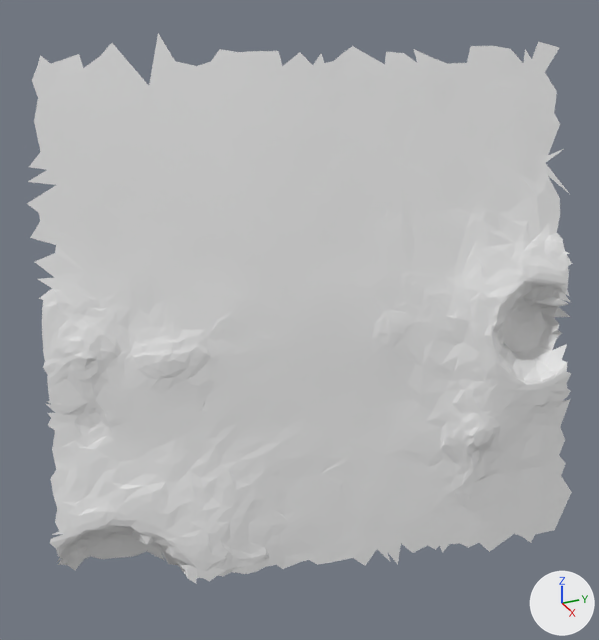
What one commit did to the glTF model moon small_tiles/tile_149.glb.
Both versions are drawn from a camera (50 mm lens) standing at (33.51, -10.81, 10.86) and looking at (26.56, -7.69, 7.39). Lighting does not change. The marker at lower right points along +X, +Y and +Z. The older version comes first. Vertices at exactly the same position are counted once.

Names of what the first picture shows: 't149'.
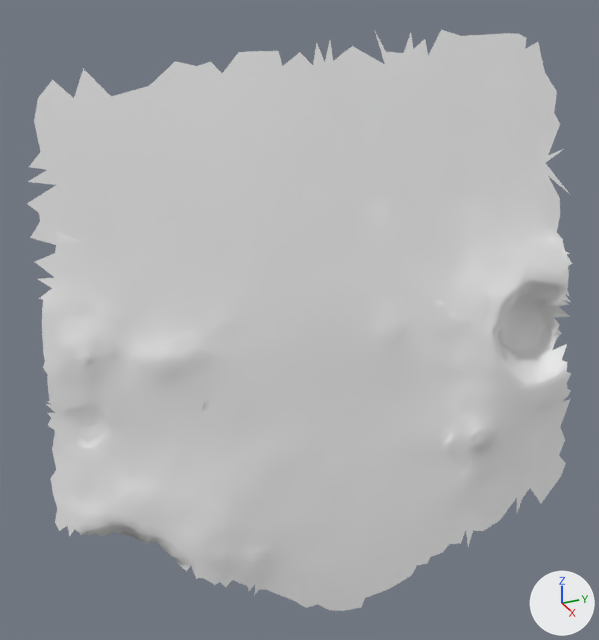
The change, as a list of edits to the scene's bpy script:
```text
Change me_t149:
    used by ob_t149; location = (0.0, 0.0, 0.0)
    verts and faces of me_t149; kept vertices keep their numbers, new ones are numbered from 2144
    before: 892 (26.15, -7.15, 9.82) at pixel (333, 60), 893 (26.1, -7.25, 9.9) at pixel (321, 52), 894 (26.14, -7.24, 9.81) at pixel (324, 63), 896 (26.12, -7.35, 9.79) at pixel (312, 65)
    remove me_t149.from_pydata(...)  # 2144 vertices, 4080 faces; spans x 25.3..28.02, y -10.38..-4.85, z 4.89..10.09
    add me_t149.from_pydata(...)  # 2137 vertices, 4073 faces; spans x 25.4..27.93, y -10.29..-4.92, z 4.44..10.09
    me_t149 part 1
    79 vertices are removed from x 26.32..28.02, y -10.38..-5.11, z 4.9..5.61
    154 faces are deleted
    72 vertices are added at x 27.24..27.73, y -8.92..-6.69, z 4.44..5.0
    143 new faces join them
    me_t149 part 2
    11 vertices are removed from x 25.3..25.82, y -9.83..-8.17, z 9.7..10.09
    16 faces are deleted
    me_t149 part 3
    1 vertex is removed from x 26.62, y -4.85, z 9.89
    1 face is deleted
    10 vertices are added at x 26.15..26.51, y -6.72..-5.19, z 9.96..10.09
    19 new faces join them
    me_t149 part 4
    add verts[2158] = (26.08, -7.15, 10.02)
    add verts[2159] = (26.06, -7.28, 9.99)  # pixel (316, 42)
    add faces += [(892, 2158, 894), (893, 2159, 896)]
```

Where the change shows, as pixel boxes [x1, y1, x2, y2] in the pictures (599 x 640 px; the box of a moved part takes in the faces that stretch with it):
't149', reshaped: before [27, 33, 572, 583]; after [27, 30, 572, 611]
part 1 of me_t149, moved or reshaped: before [50, 477, 572, 583]; after [210, 544, 442, 611]
part 2 of me_t149, deleted: before [32, 33, 238, 98]
part 3 of me_t149, built on: before [538, 42, 559, 71]; after [375, 30, 538, 64]
part 4 of me_t149, added: after [313, 41, 333, 64]
